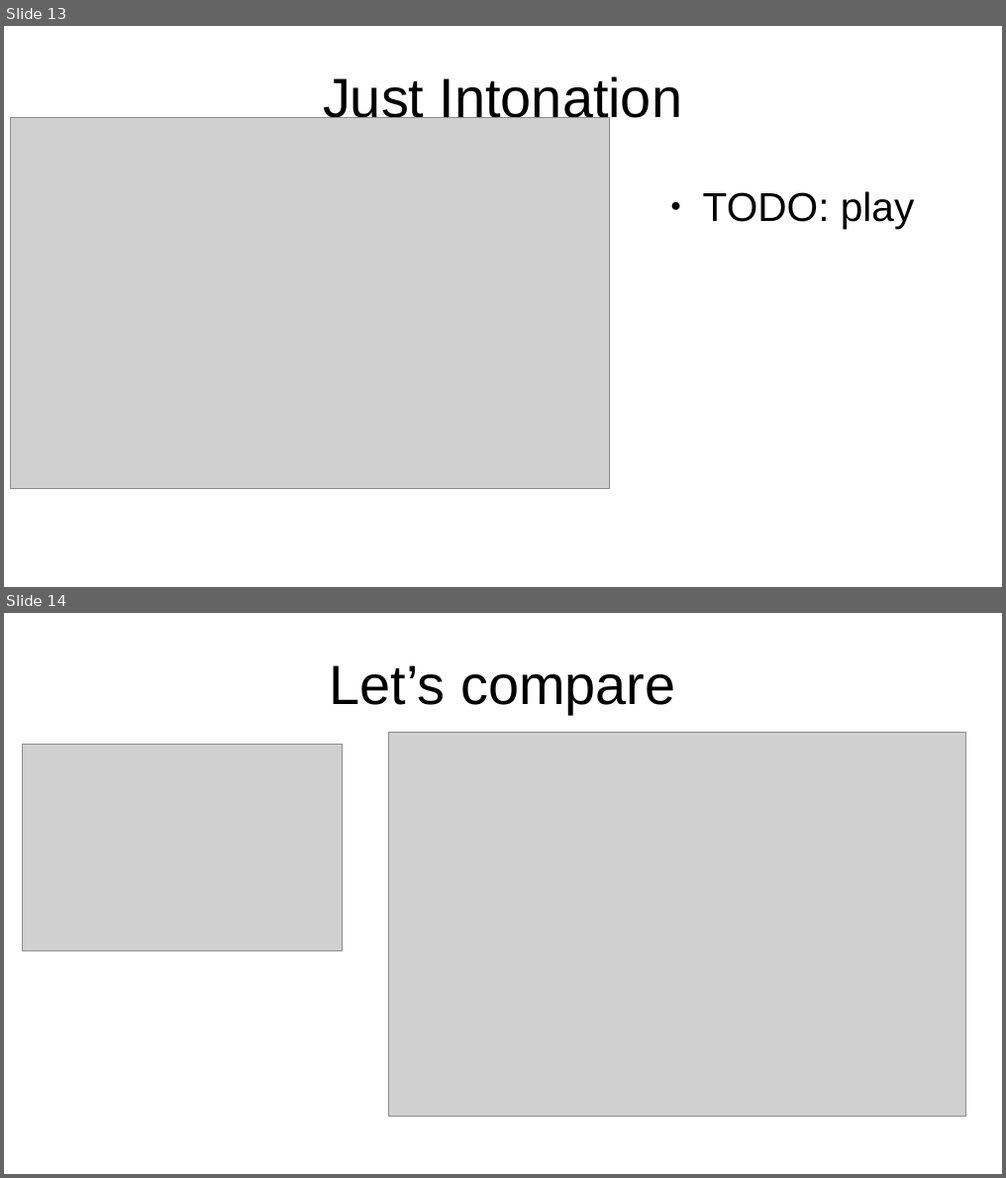
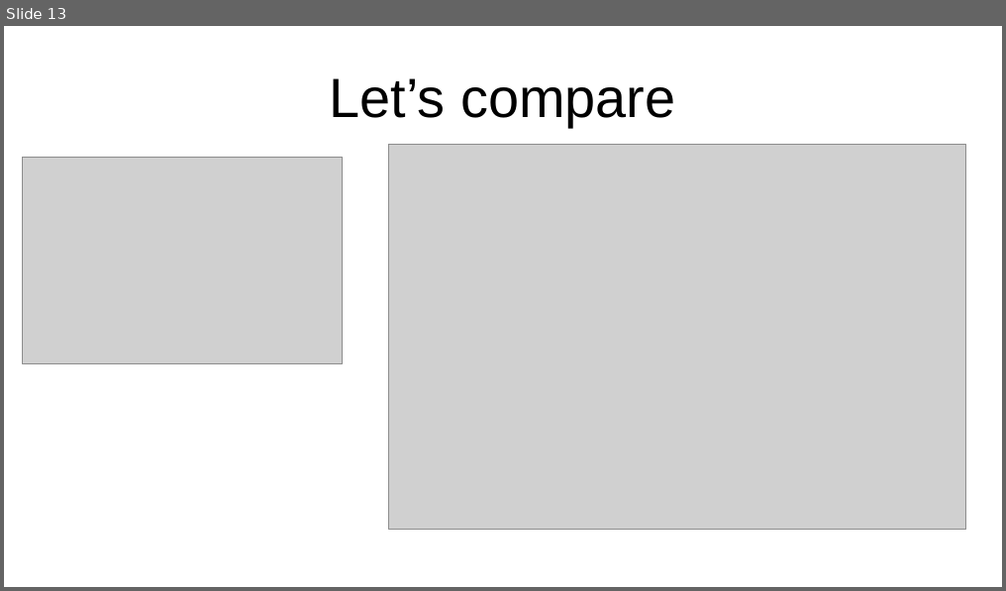
Before and after one commit to tp2750/TuningSystems.jl, a slide deck: docs/src/Juliacon2024/slides_juliacon2024.pptx. Shown one above the other, each under a label of ours: slides 13 and 14 before the commit, slide 13 after it. The pictures are 1006x1178 and 1006x591 pixels, drawn with LibreOffice and Linux fonts; fonts in the diff are those of the drawing; grey boxes stand for pictures. Boxes give left, top, right and bottom in pixels: in the first picture for what was removed or moved away, otherwise in the second. Text is boxed around its words. In the diff, an @@ line names an element or a change of style, - is before the commit and + after.

Commit message:
add just sound

```diff
--- a/docs/src/Juliacon2024/slides_juliacon2024.pptx
+++ b/docs/src/Juliacon2024/slides_juliacon2024.pptx
@@ slide 13 removed at (x1=4, y1=26, x2=1002, y2=587), background #FFFFFF @@
@@ title removed at (x1=323, y1=76, x2=682, y2=127) @@
-Just Intonation
@@ picture removed at (x1=10, y1=117, x2=610, y2=488) @@
@@ text removed at (x1=703, y1=191, x2=915, y2=229) @@
-● TODO: play
@@ what was slide 14 is now slide 13 @@
```
Also in this commit, not shown: 2 slides changed, 1 slide added, 1 other slide removed, 1 other file.
